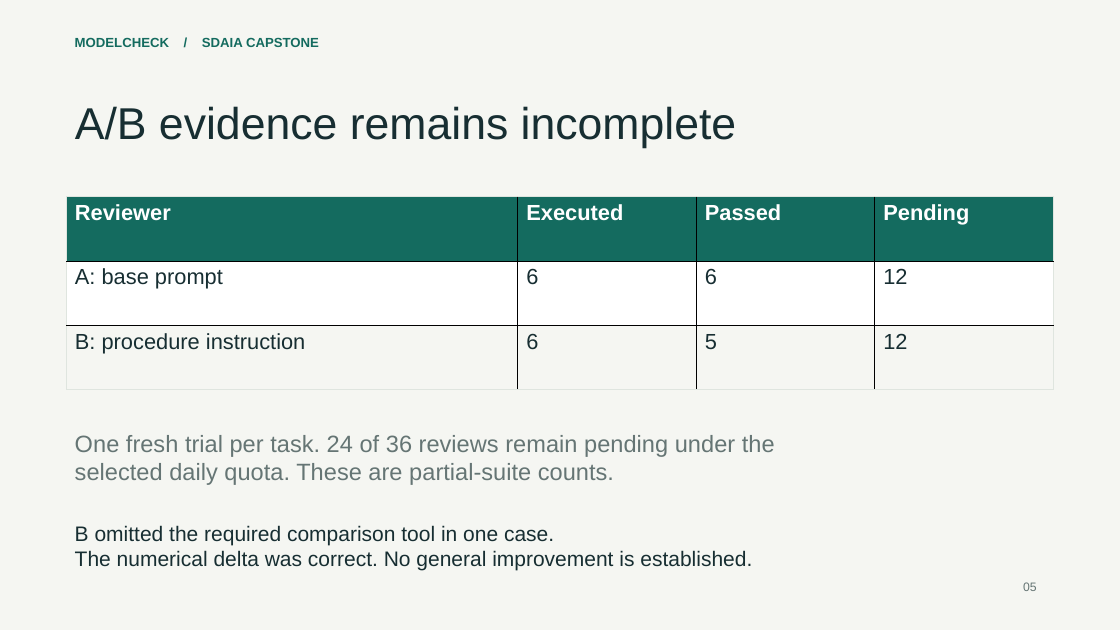
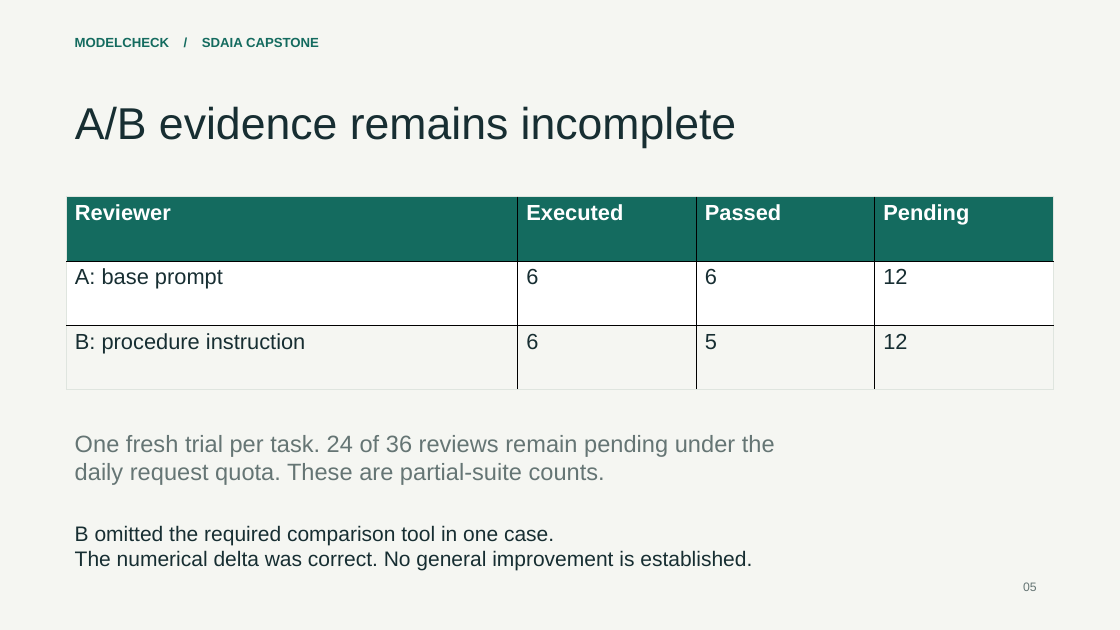
Before and after one commit to xZiAd01/modelcheck, a slide deck: slide 5 of submission/ModelCheck_Capstone.pptx. Drawn at 1120x630 pixels with LibreOffice and Linux fonts; fonts in the diff are those of the drawing. Boxes give left, top, right and bottom in pixels: in the first picture for what was removed or moved away, otherwise in the second. Text is boxed around its words. In the diff, an @@ line names an element or a change of style, - is before the commit and + after.

```diff
--- a/submission/ModelCheck_Capstone.pptx
+++ b/submission/ModelCheck_Capstone.pptx
@@ text at bbox=[75, 463, 605, 485]: text changed @@
-selected daily quota. These are partial-suite counts.
+daily request quota. These are partial-suite counts.
```
Also in this commit, not shown: 18 other files.
